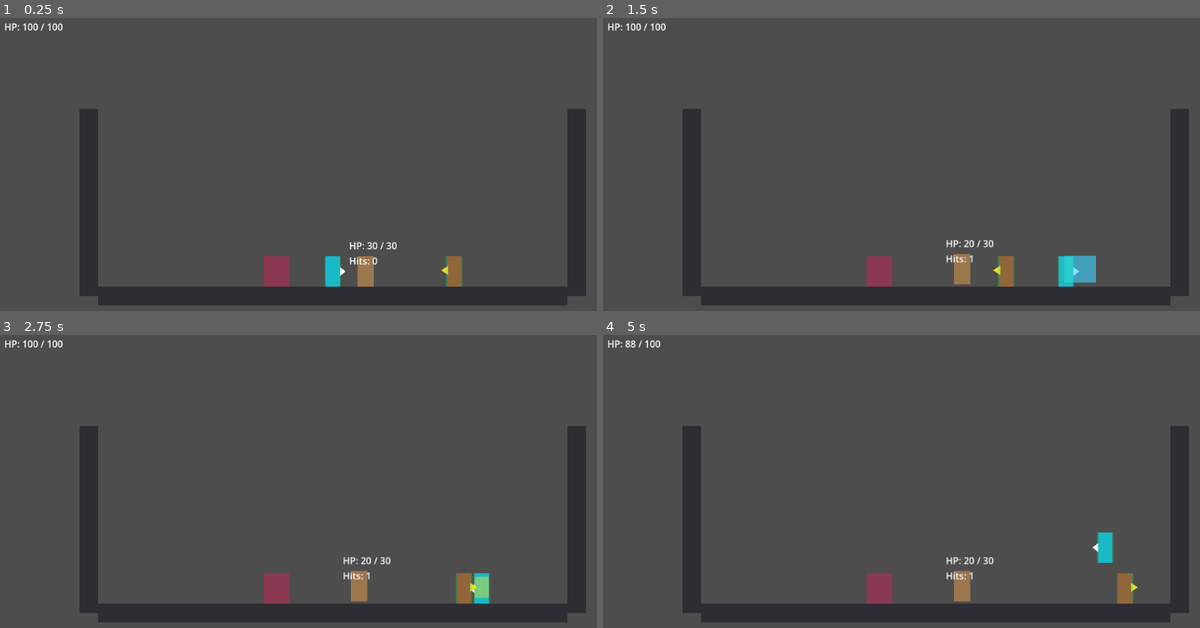
Above: before the commit, frames 1-4 (two rows, left to right).
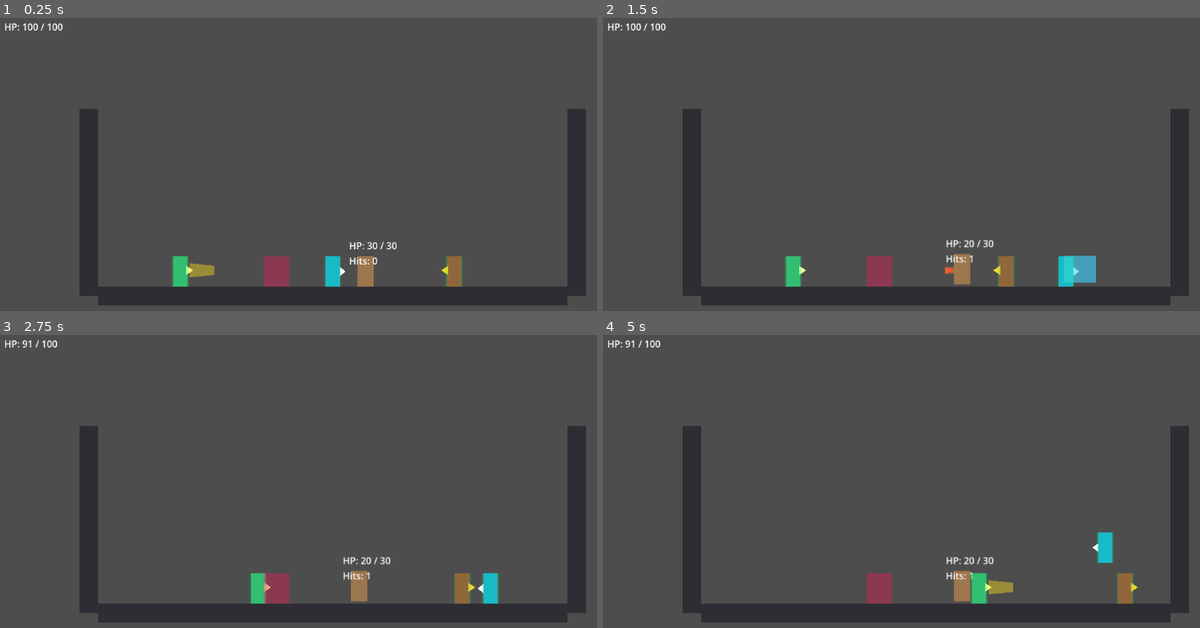
Above: after the commit, the same moments.

Repository: viennguyen2412/stick-rush-last-floor
Game: Godot game, scene res://scenes/levels/DebugArena.tscn
Two runs of this game, one before a commit and one after it. Both use one fixed random seed, a clock stepped at 60 frames per second and the inputs below.
Inputs:
- Up to frame 1 (0.25 s): no input
- Up to frame 2 (1.5 s): hold D (move_right) from 0.53 s (still down); tap J (attack) at 0.6 s; tap Space (jump_dash) at 0.77 s; tap L (dodge_parry) at 1.35 s
- Up to frame 3 (2.75 s): tap Space (jump_dash) at 1.52 s; release D (move_right) at 2.03 s; hold A (move_left) from 2.03 s (still down); tap J (attack) at 2.1 s
- Up to frame 4 (5 s): release A (move_left) at 2.78 s; hold D (move_right) 2.78-4.28 s; tap L (dodge_parry) at 2.85, 4.35 s; tap Space (jump_dash) at 3.02, 3.77, 4.52 s; tap J (attack) at 3.6 s; hold A (move_left) from 4.28 s (still down)

The runs differ from the first frame. In frame 1, 0.5% of the frame differs, in the area x 28-36%, y 81-92%; in frame 2, 0.3%; in frame 3, 0.9%, in the area x 3-84%, y 1-92%; in frame 4, 0.5%.

Commit message:
Add ranged enemy to debug arena

Diff:
--- /dev/null
+++ b/scenes/enemies/Projectile.tscn
@@ -0,0 +1,36 @@
+[gd_scene load_steps=6 format=3]
+
+[ext_resource type="Script" path="res://scripts/enemies/projectile.gd" id="1_projectile"]
+[ext_resource type="PackedScene" path="res://scenes/combat/Hitbox.tscn" id="2_hitbox"]
+[ext_resource type="Script" path="res://scripts/combat/damage_packet.gd" id="3_damage_packet"]
+
+[sub_resource type="CircleShape2D" id="CircleShape2D_projectile"]
+radius = 7.0
+
+[sub_resource type="Resource" id="Resource_projectile_packet"]
+script = ExtResource("3_damage_packet")
+damage = 9.0
+knockback = Vector2(170, -30)
+hitstop = 0.035
+stun = 0.1
+team = 2
+
+[node name="Projectile" type="Node2D"]
+script = ExtResource("1_projectile")
+speed = 260.0
+lifetime = 2.4
+
+[node name="Visual" type="Polygon2D" parent="."]
+color = Color(0.96, 0.32, 0.14, 1)
+polygon = PackedVector2Array(-8, -5, 8, 0, -8, 5)
+
+[node name="Hitbox" parent="." instance=ExtResource("2_hitbox")]
+damage_packet = SubResource("Resource_projectile_packet")
+team = 2
+
+[node name="CollisionShape2D" parent="Hitbox"]
+shape = SubResource("CircleShape2D_projectile")
+
+[node name="DebugVisual" parent="Hitbox"]
+color = Color(1, 0.46, 0.18, 0.45)
+polygon = PackedVector2Array(-8, -6, 8, -6, 8, 6, -8, 6)
--- /dev/null
+++ b/scenes/enemies/RangedEnemy.tscn
@@ -0,0 +1,53 @@
+[gd_scene load_steps=8 format=3]
+
+[ext_resource type="Script" path="res://scripts/enemies/enemy_base.gd" id="1_enemy_base"]
+[ext_resource type="Script" path="res://scripts/enemies/ranged_enemy_ai.gd" id="2_ranged_ai"]
+[ext_resource type="PackedScene" path="res://scenes/combat/Hurtbox.tscn" id="3_hurtbox"]
+[ext_resource type="PackedScene" path="res://scenes/enemies/Projectile.tscn" id="4_projectile"]
+[ext_resource type="Script" path="res://scripts/combat/health_component.gd" id="5_health"]
+[ext_resource type="Script" path="res://scripts/combat/damage_feedback_component.gd" id="6_damage_feedback"]
+
+[sub_resource type="RectangleShape2D" id="RectangleShape2D_body"]
+size = Vector2(28, 52)
+
+[node name="RangedEnemy" type="CharacterBody2D"]
+script = ExtResource("1_enemy_base")
+
+[node name="VisualRoot" type="Node2D" parent="."]
+
+[node name="Body" type="Polygon2D" parent="VisualRoot"]
+color = Color(0.24, 0.68, 0.46, 1)
+polygon = PackedVector2Array(-12, -52, 12, -52, 12, 0, -12, 0)
+
+[node name="FacingMarker" type="Polygon2D" parent="VisualRoot"]
+color = Color(0.95, 1, 0.65, 1)
+polygon = PackedVector2Array(10, -36, 22, -28, 10, -20)
+
+[node name="WindupTelegraph" type="Polygon2D" parent="VisualRoot"]
+visible = false
+color = Color(1, 0.9, 0.1, 0.42)
+polygon = PackedVector2Array(16, -40, 58, -36, 58, -20, 16, -16)
+
+[node name="ProjectileSpawn" type="Marker2D" parent="VisualRoot"]
+position = Vector2(28, -28)
+
+[node name="CollisionShape2D" type="CollisionShape2D" parent="."]
+position = Vector2(0, -26)
+shape = SubResource("RectangleShape2D_body")
+
+[node name="Hurtbox" parent="." instance=ExtResource("3_hurtbox")]
+position = Vector2(0, -26)
+team = 2
+
+[node name="Health" type="Node" parent="."]
+script = ExtResource("5_health")
+max_health = 30.0
+current_health = 30.0
+
+[node name="DamageFeedback" type="Node" parent="."]
+script = ExtResource("6_damage_feedback")
+position_knockback_scale = 0.08
+
+[node name="AI" type="Node" parent="."]
+script = ExtResource("2_ranged_ai")
+projectile_scene = ExtResource("4_projectile")
--- a/scenes/levels/DebugArena.tscn
+++ b/scenes/levels/DebugArena.tscn
@@ -7,6 +7,7 @@
 [ext_resource type="Script" path="res://scripts/combat/hitstop_manager.gd" id="5_hitstop_manager"]
 [ext_resource type="Script" path="res://scripts/combat/camera_shake_2d.gd" id="6_camera_shake"]
 [ext_resource type="PackedScene" path="res://scenes/enemies/Grunt.tscn" id="7_grunt"]
+[ext_resource type="PackedScene" path="res://scenes/enemies/RangedEnemy.tscn" id="8_ranged_enemy"]
 
 [sub_resource type="RectangleShape2D" id="RectangleShape2D_floor"]
 size = Vector2(800, 32)
@@ -61,6 +62,9 @@
 [node name="Grunt" parent="." instance=ExtResource("7_grunt")]
 position = Vector2(230, 284)
 
+[node name="RangedEnemy" parent="." instance=ExtResource("8_ranged_enemy")]
+position = Vector2(-260, 284)
+
 [node name="PlayerDamageZone" parent="." instance=ExtResource("4_debug_damage_zone")]
 position = Vector2(-96, 258)
 
--- /dev/null
+++ b/scripts/enemies/projectile.gd
@@ -0,0 +1,72 @@
+class_name Projectile
+extends Node2D
+
+
+@export var hitbox_path: NodePath = ^"Hitbox"
+@export var speed: float = 280.0
+@export var lifetime: float = 2.2
+@export var direction: Vector2 = Vector2.RIGHT
+
+var _hitbox: Hitbox
+var _hitbox_shape: CollisionShape2D
+var _time_left: float = 0.0
+
+
+func _ready() -> void:
+	_hitbox = get_node_or_null(hitbox_path) as Hitbox
+	if _hitbox != null:
+		_hitbox.hit.connect(_on_hitbox_hit)
+		_hitbox_shape = _hitbox.get_node_or_null("CollisionShape2D") as CollisionShape2D
+
+	_time_left = maxf(lifetime, 0.01)
+	direction = _normalized_direction(direction)
+	_face_direction(direction.x)
+	_set_hitbox_active(true)
+
+
+func _physics_process(delta: float) -> void:
+	_time_left -= delta
+	if _time_left <= 0.0:
+		queue_free()
+		return
+
+	global_position += direction * speed * delta
+
+
+func launch(new_direction: Vector2) -> void:
+	direction = _normalized_direction(new_direction)
+	_face_direction(direction.x)
+
+
+func _normalized_direction(raw_direction: Vector2) -> Vector2:
+	if raw_direction == Vector2.ZERO:
+		return Vector2.RIGHT
+
+	return raw_direction.normalized()
+
+
+func _face_direction(x_direction: float) -> void:
+	if is_zero_approx(x_direction):
+		return
+
+	var projectile_scale: Vector2 = scale
+	var base_scale_x: float = absf(projectile_scale.x)
+	if is_zero_approx(base_scale_x):
+		base_scale_x = 1.0
+
+	projectile_scale.x = base_scale_x if x_direction > 0.0 else -base_scale_x
+	scale = projectile_scale
+
+
+func _set_hitbox_active(is_active: bool) -> void:
+	if _hitbox != null:
+		_hitbox.visible = is_active
+		_hitbox.monitoring = is_active
+
+	if _hitbox_shape != null:
+		_hitbox_shape.disabled = not is_active
+
+
+func _on_hitbox_hit(_target: Hurtbox, _damage_packet: DamagePacket) -> void:
+	_set_hitbox_active(false)
+	queue_free()
--- /dev/null
+++ b/scripts/enemies/ranged_enemy_ai.gd
@@ -0,0 +1,239 @@
+class_name RangedEnemyAI
+extends Node
+
+
+enum State {
+	SPACING,
+	WINDUP,
+	RECOVERY,
+	DEAD,
+}
+
+
+@export var body_path: NodePath = ^".."
+@export var target_path: NodePath = ^"../../Player"
+@export var visual_root_path: NodePath = ^"../VisualRoot"
+@export var telegraph_path: NodePath = ^"../VisualRoot/WindupTelegraph"
+@export var projectile_spawn_path: NodePath = ^"../VisualRoot/ProjectileSpawn"
+@export var projectile_scene: PackedScene
+@export var speed: float = 95.0
+@export var acceleration: float = 760.0
+@export var friction: float = 1200.0
+@export var gravity: float = 1200.0
+@export var desired_min_range: float = 150.0
+@export var desired_max_range: float = 260.0
+@export var minimum_fire_range: float = 150.0
+@export var fire_range: float = 280.0
+@export var windup_duration: float = 0.45
+@export var recovery_duration: float = 0.75
+
+var _body: EnemyBase
+var _target: Node2D
+var _target_health: HealthComponent
+var _visual_root: Node2D
+var _telegraph: Polygon2D
+var _projectile_spawn: Node2D
+var _state: State = State.SPACING
+var _state_time_left: float = 0.0
+
+
+func _ready() -> void:
+	_body = get_node_or_null(body_path) as EnemyBase
+	_target = get_node_or_null(target_path) as Node2D
+	_visual_root = get_node_or_null(visual_root_path) as Node2D
+	_telegraph = get_node_or_null(telegraph_path) as Polygon2D
+	_projectile_spawn = get_node_or_null(projectile_spawn_path) as Node2D
+
+	if _target != null:
+		_target_health = _target.get_node_or_null("Health") as HealthComponent
+
+	if _body != null:
+		_body.died.connect(_on_died)
+
+	_set_telegraph_visible(false)
+
+
+func _physics_process(delta: float) -> void:
+	if _body == null:
+		return
+
+	if _state == State.DEAD or _body.is_dead() or _is_target_dead():
+		_stop_movement(delta)
+		_body.move_and_slide()
+		return
+
+	_apply_gravity(delta)
+	match _state:
+		State.SPACING:
+			_update_spacing(delta)
+		State.WINDUP:
+			_update_windup(delta)
+		State.RECOVERY:
+			_update_recovery(delta)
+		_:
+			_stop_movement(delta)
+
+	_body.move_and_slide()
+
+
+func _apply_gravity(delta: float) -> void:
+	if not _body.is_on_floor():
+		_body.velocity.y += gravity * delta
+	elif _body.velocity.y > 0.0:
+		_body.velocity.y = 0.0
+
+
+func _update_spacing(delta: float) -> void:
+	if _target == null:
+		_stop_movement(delta)
+		return
+
+	var horizontal_distance: float = _target.global_position.x - _body.global_position.x
+	var abs_distance: float = absf(horizontal_distance)
+	var target_direction: float = signf(horizontal_distance)
+	_face_direction(target_direction)
+
+	if _can_start_windup(abs_distance):
+		_start_windup()
+		_stop_movement(delta)
+		return
+
+	var move_direction: float = 0.0
+	if abs_distance < desired_min_range:
+		move_direction = -target_direction
+	elif abs_distance > desired_max_range:
+		move_direction = target_direction
+
+	if is_zero_approx(move_direction):
+		_stop_movement(delta)
+		return
+
+	var target_velocity_x: float = move_direction * speed
+	_body.velocity.x = move_toward(_body.velocity.x, target_velocity_x, acceleration * delta)
+
+
+func _update_windup(delta: float) -> void:
+	_state_time_left -= delta
+	_stop_movement(delta)
+
+	if _target != null:
+		_face_direction(signf(_target.global_position.x - _body.global_position.x))
+
+	if _state_time_left > 0.0:
+		return
+
+	_fire_projectile()
+	_start_recovery()
+
+
+func _update_recovery(delta: float) -> void:
+	_state_time_left -= delta
+	_stop_movement(delta)
+	if _state_time_left <= 0.0:
+		_start_spacing()
+
+
+func _can_start_windup(abs_distance: float) -> bool:
+	if projectile_scene == null:
+		return false
+
+	var fire_min_range: float = maxf(minimum_fire_range, desired_min_range)
+	if abs_distance < fire_min_range:
+		return false
+
+	return abs_distance <= fire_range and abs_distance <= desired_max_range
+
+
+func _start_spacing() -> void:
+	_state = State.SPACING
+	_state_time_left = 0.0
+	_set_telegraph_visible(false)
+
+
+func _start_windup() -> void:
+	_state = State.WINDUP
+	_state_time_left = maxf(windup_duration, 0.0)
+	_set_telegraph_visible(true)
+
+
+func _start_recovery() -> void:
+	_state = State.RECOVERY
+	_state_time_left = maxf(recovery_duration, 0.0)
+	_set_telegraph_visible(false)
+
+
+func _fire_projectile() -> void:
+	if projectile_scene == null:
+		return
+
+	var parent: Node = _body.get_parent()
+	if parent == null:
+		return
+
+	var projectile: Node2D = projectile_scene.instantiate() as Node2D
+	if projectile == null:
+		return
+
+	parent.add_child(projectile)
+	projectile.global_position = _get_projectile_spawn_position()
+
+	var projectile_direction: Vector2 = Vector2(_get_fire_direction(projectile.global_position), 0.0)
+	if projectile.has_method("launch"):
+		projectile.call("launch", projectile_direction)
+	else:
+		projectile.set("direction", projectile_direction)
+
+
+func _get_projectile_spawn_position() -> Vector2:
+	if _projectile_spawn != null:
+		return _projectile_spawn.global_position
+
+	return _body.global_position + Vector2(_get_facing_direction() * 24.0, -28.0)
+
+
+func _get_fire_direction(from_position: Vector2) -> float:
+	if _target != null:
+		var target_direction: float = signf(_target.global_position.x - from_position.x)
+		if not is_zero_approx(target_direction):
+			return target_direction
+
+	return _get_facing_direction()
+
+
+func _get_facing_direction() -> float:
+	if _visual_root != null and _visual_root.scale.x < 0.0:
+		return -1.0
+
+	return 1.0
+
+
+func _stop_movement(delta: float) -> void:
+	_body.velocity.x = move_toward(_body.velocity.x, 0.0, friction * delta)
+
+
+func _face_direction(direction: float) -> void:
+	if _visual_root == null or is_zero_approx(direction):
+		return
+
+	var visual_scale: Vector2 = _visual_root.scale
+	var base_scale_x: float = absf(visual_scale.x)
+	if is_zero_approx(base_scale_x):
+		base_scale_x = 1.0
+
+	visual_scale.x = base_scale_x if direction > 0.0 else -base_scale_x
+	_visual_root.scale = visual_scale
+
+
+func _set_telegraph_visible(is_visible: bool) -> void:
+	if _telegraph != null:
+		_telegraph.visible = is_visible
+
+
+func _is_target_dead() -> bool:
+	return _target_health != null and _target_health.is_dead()
+
+
+func _on_died() -> void:
+	_state = State.DEAD
+	_state_time_left = 0.0
+	_set_telegraph_visible(false)
Not shown: 1 places in scenes/levels/DebugArena.tscn that only renumber resources
Not shown, added: scripts/enemies/projectile.gd.uid
Not shown, added: scripts/enemies/ranged_enemy_ai.gd.uid
